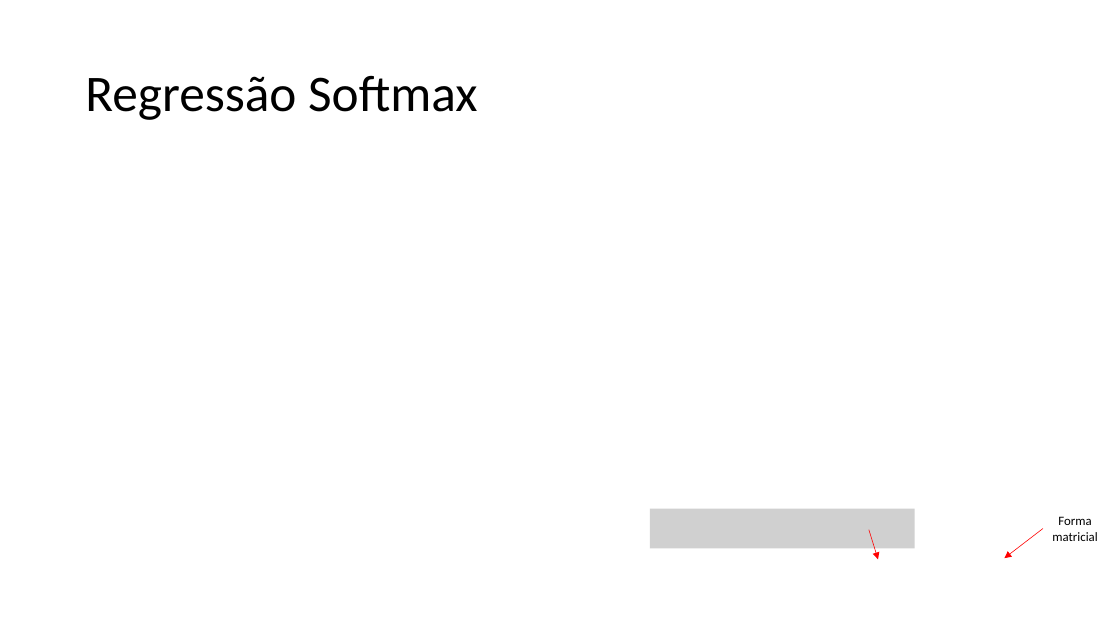
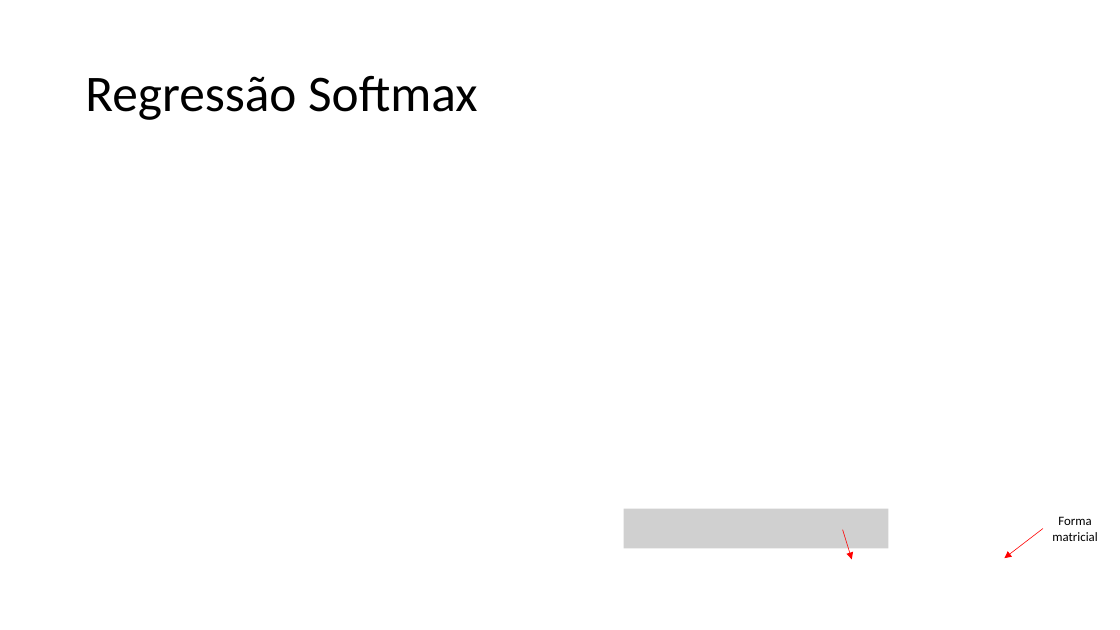
Before and after one commit to zz4fap/t320_aprendizado_de_maquina, a slide deck: slide 19 of slides/T320_Classificação (Parte IV).pptx (slide 17 before the commit). Drawn at 1120x630 pixels with LibreOffice and Linux fonts; fonts in the diff are those of the drawing; grey boxes stand for pictures. Boxes give left, top, right and bottom in pixels: in the first picture for what was removed or moved away, otherwise in the second. Text is boxed around its words. In the diff, an @@ line names an element or a change of style, - is before the commit and + after.

Commit message:
update of slides

```diff
--- a/slides/T320_Classificação (Parte IV).pptx
+++ b/slides/T320_Classificação (Parte IV).pptx
@@ picture: place and size @@
-picture at (650,509,915,549)
+picture at (623,509,888,549)
@@ arrow moved from (869, 530) - (878, 560) to (843, 530) - (852, 560) @@
```
Also in this commit, not shown: 1 other slide changed, 3 slides added, 1 slide removed, 1 other file.
